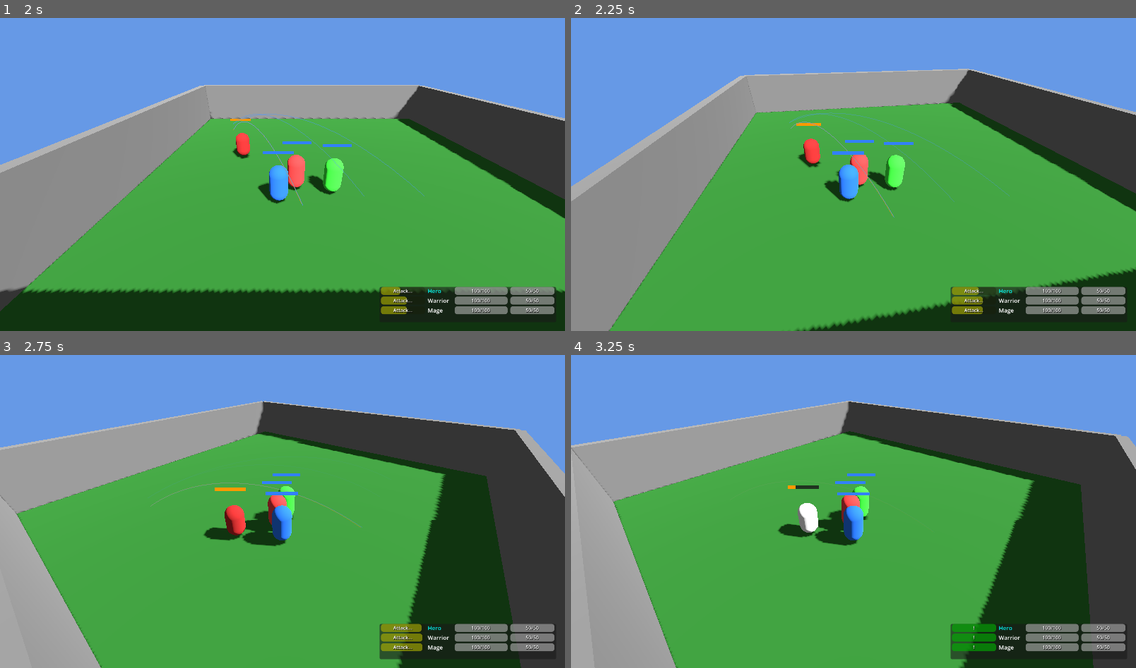
Above: before the commit, frames 1-4 (two rows, left to right).
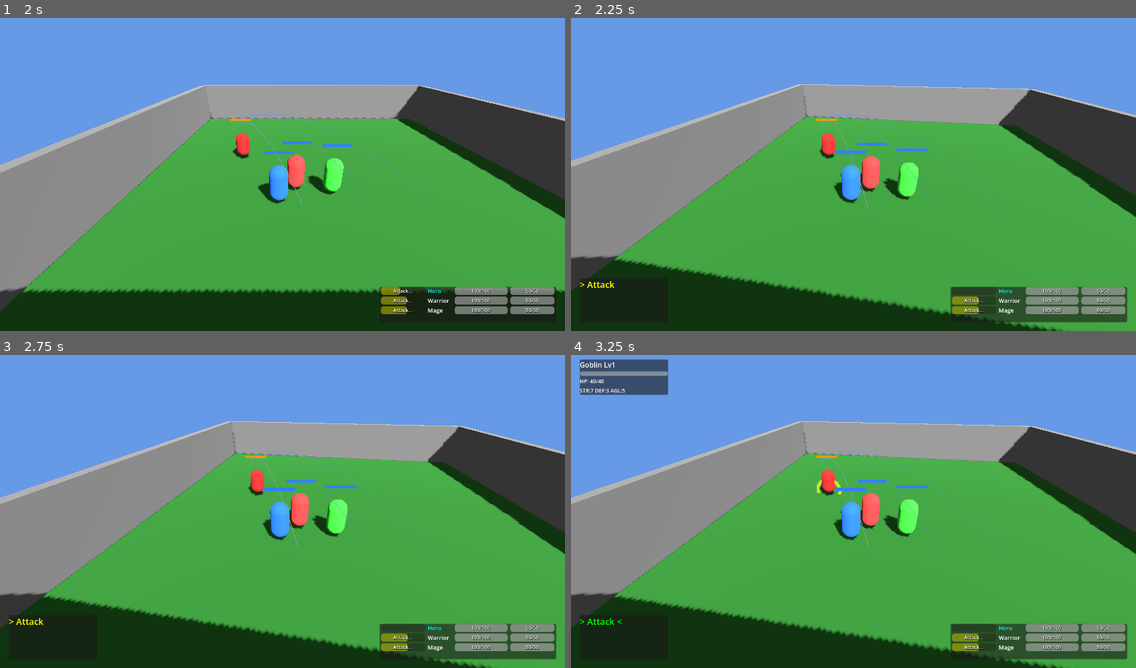
Above: after the commit, the same moments.

Repository: sphenlee/gauntlet
Game: Godot game, scene res://scenes/main.tscn
Same seed, same stepped clock (60 frames per second), same inputs: the game is played once before the commit and once after it.
Inputs:
- Up to frame 1 (2 s): tap Enter (action_confirm) at 0.5, 1.35 s; hold D (move_right) 0.53-1.28 s; hold Enter (action_confirm) 0.53-1.28 s; hold S (move_down) from 1.28 s (still down)
- Up to frame 2 (2.25 s): release S (move_down) at 2.03 s; hold D (move_right) from 2.03 s (still down); hold Enter (action_confirm) from 2.03 s (still down); tap Down (camera_down) at 2.1 s
- Up to frame 3 (2.75 s): keep holding D (move_right); keep holding Enter (action_confirm)
- Up to frame 4 (3.25 s): release D (move_right) at 2.78 s; release Enter (action_confirm) at 2.78 s; hold W (move_up) from 2.78 s (still down); tap Left (camera_left) at 2.85 s; tap Enter (action_confirm) at 3.05 s

Frame 1 is identical in both runs. In frame 2, 25% of the frame differs, in the area x 0-100%, y 16-100%; in frame 3, 45%; in frame 4, 45%, in the area x 0-100%, y 1-100%.

Commit message:
Fix state transition bugs with menu and pause
Bug 1 - Escape doesn't resume game:
  menu_cancelled was emitted before close_menu(), so _set_game_state
  read is_open as still true and kept the game paused. Fixed by
  calling close_menu() before emitting the signal.

Bug 2 - Enter doesn't open menu while attacking:
  Menu only opened when leader was IDLE, but auto-repeat attack keeps
  the leader in CHARGING/ACTING state. Now the menu opens in any
  non-dead state, cancelling the current charge and clearing the
  auto-repeat target.

Co-authored-by: Copilot <223556219+Copilot@users.noreply.github.com>

Diff:
--- a/scenes/main.tscn
+++ b/scenes/main.tscn
@@ -1,6 +1,6 @@
-[gd_scene load_steps=2 format=3]
+[gd_scene format=3 uid="uid://1ove268t4otk"]
 
-[ext_resource type="Script" path="res://scripts/main.gd" id="1"]
+[ext_resource type="Script" uid="uid://cfkrqk4l3rfnu" path="res://scripts/main.gd" id="1"]
 
-[node name="Main" type="Node3D"]
+[node name="Main" type="Node3D" unique_id=1249691085]
 script = ExtResource("1")
--- a/scripts/main.gd
+++ b/scripts/main.gd
@@ -302,7 +302,10 @@
 func _handle_normal_input(event: InputEvent) -> void:
 	if event.is_action_pressed("action_confirm"):
 		var leader = party[party_leader_index]
-		if leader.state == PlayerCharacter.State.IDLE:
+		if is_instance_valid(leader) and leader.state != PlayerCharacter.State.DEAD:
+			# Cancel any in-progress charge and prevent auto-repeat
+			leader.cancel_charge()
+			leader.last_attack_target = null
 			command_menu.open_menu()
 			_set_game_state(GameState.COMMAND_MENU)
 	elif event.is_action_pressed("enemy_select_next") or event.is_action_pressed("enemy_select_prev"):
--- a/scripts/ui/command_menu.gd
+++ b/scripts/ui/command_menu.gd
@@ -73,8 +73,8 @@
 		action_selected.emit(actions[selected_index].to_lower())
 		return true
 	elif event.is_action_pressed("action_cancel"):
+		close_menu()
 		menu_cancelled.emit()
-		close_menu()
 		return true
 
 	return false
